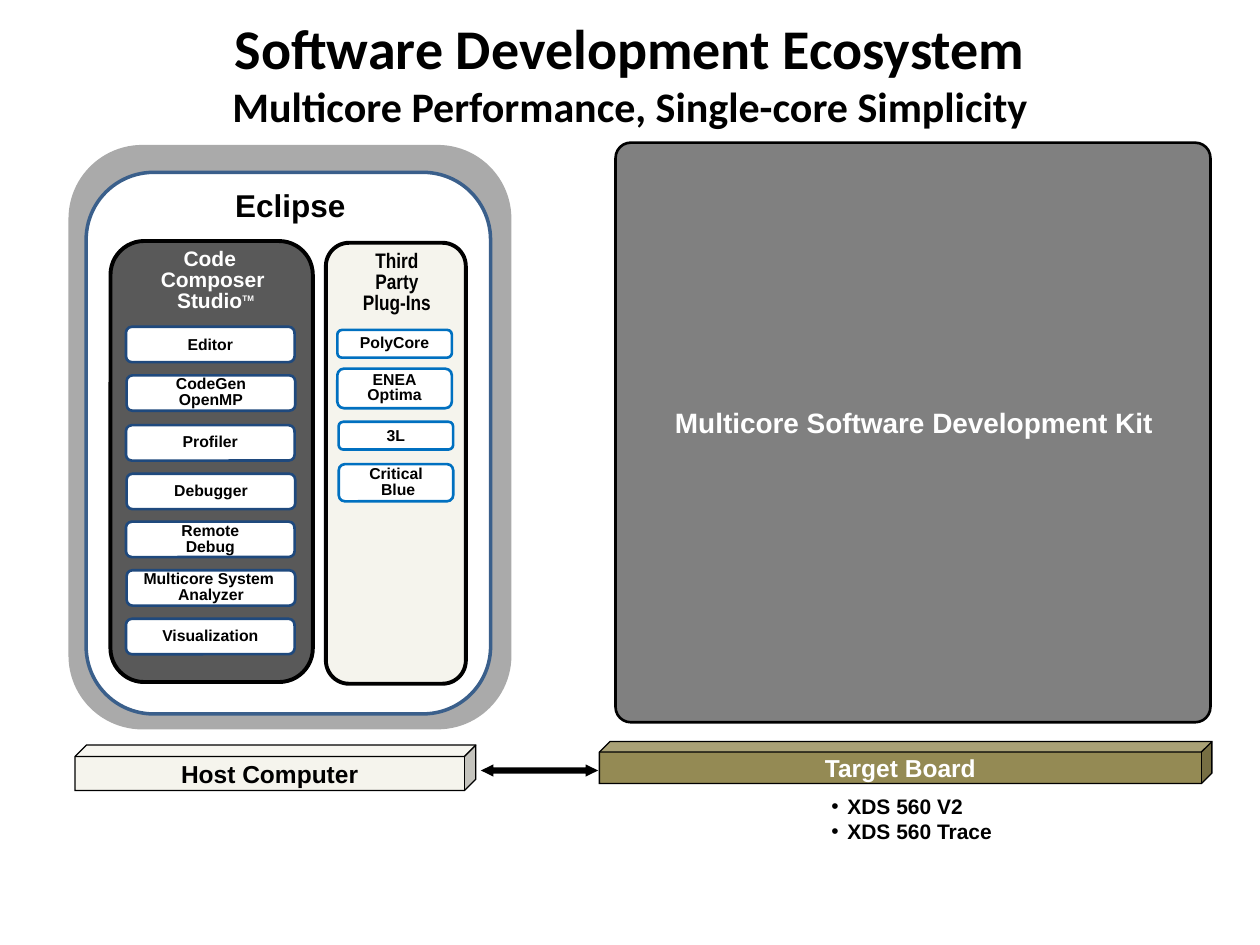
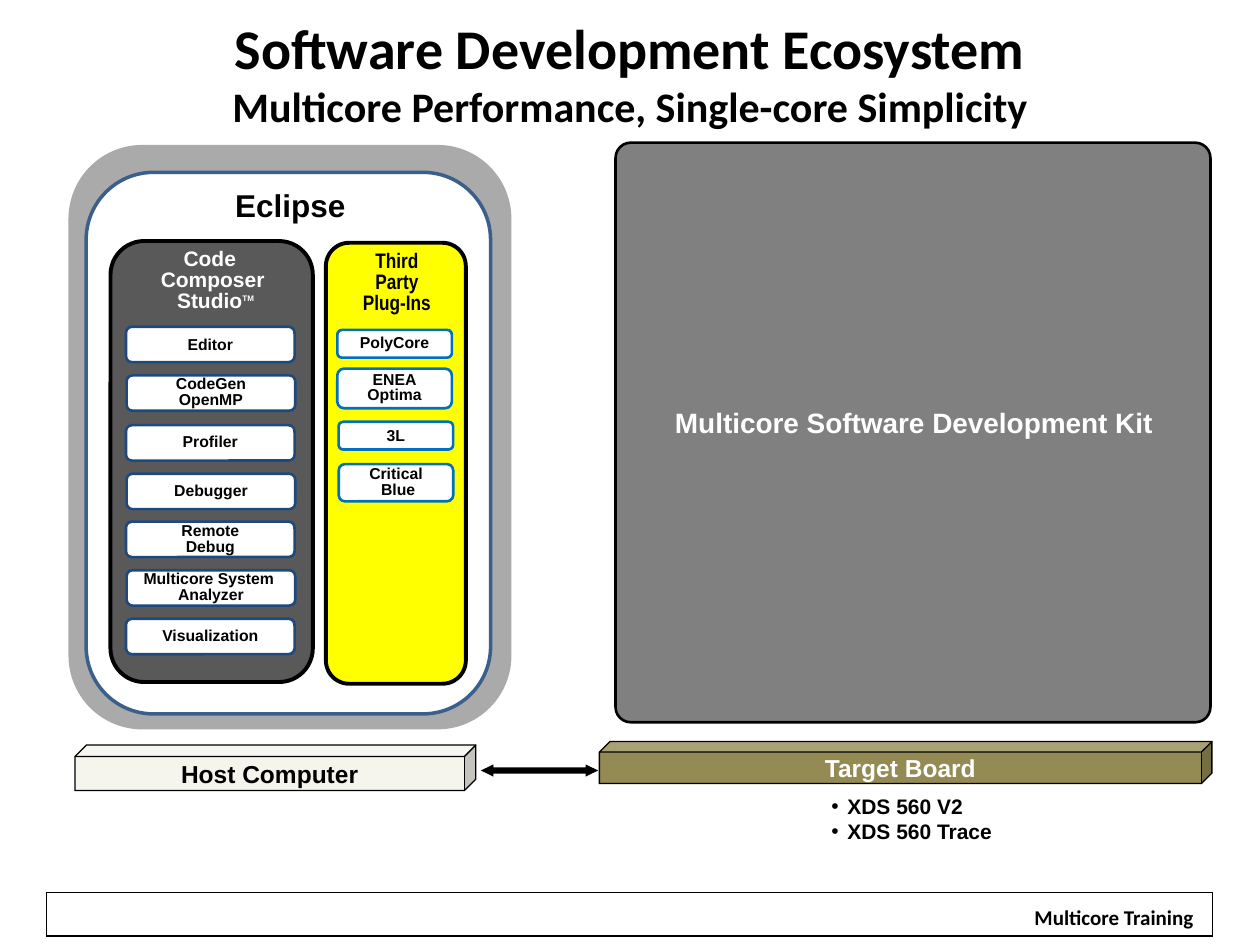
Before and after one commit to hari1989/keystone-workshop, a slide deck: slide 16 of preliminary/Introduction to KeyStone Software ECO.pptx (slide 6 before the commit). Drawn at 1260x945 pixels with LibreOffice and Linux fonts; fonts in the diff are those of the drawing; background and template pictures are left out. Boxes give left, top, right and bottom in pixels: in the first picture for what was removed or moved away, otherwise in the second. Text is boxed around its words. In the diff, an @@ line names an element or a change of style, - is before the commit and + after.

```diff
--- a/preliminary/Introduction to KeyStone Software ECO.pptx
+++ b/preliminary/Introduction to KeyStone Software ECO.pptx
@@ rounded rectangle at box(326, 243, 466, 684): fill #F5F4ED to #FFFF00 @@
@@ rectangle added at box(47, 892, 1213, 936), outline #000000 0.75 pt @@
@@ rectangle added at box(1021, 898, 1207, 931), fill #FFFFFF, 12 pt, text #000000, bold @@
+Multicore Training
```
Also in this commit, not shown: 12 other slides changed, 6 slides added, 4 slides removed.
